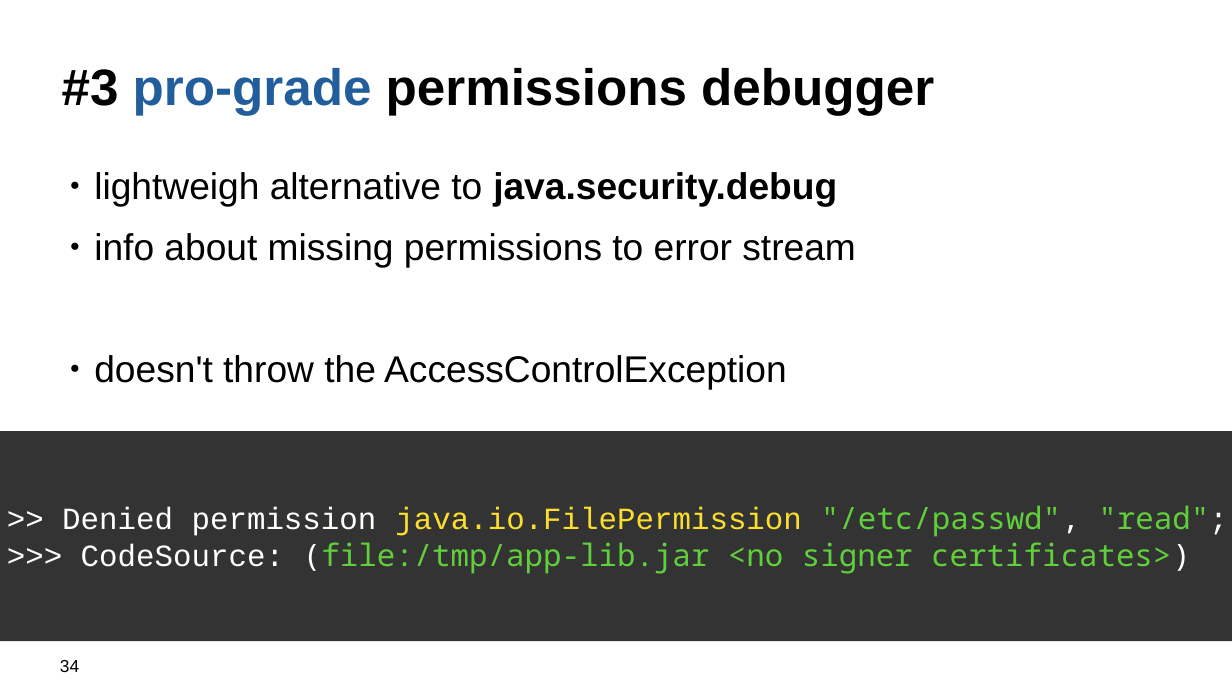
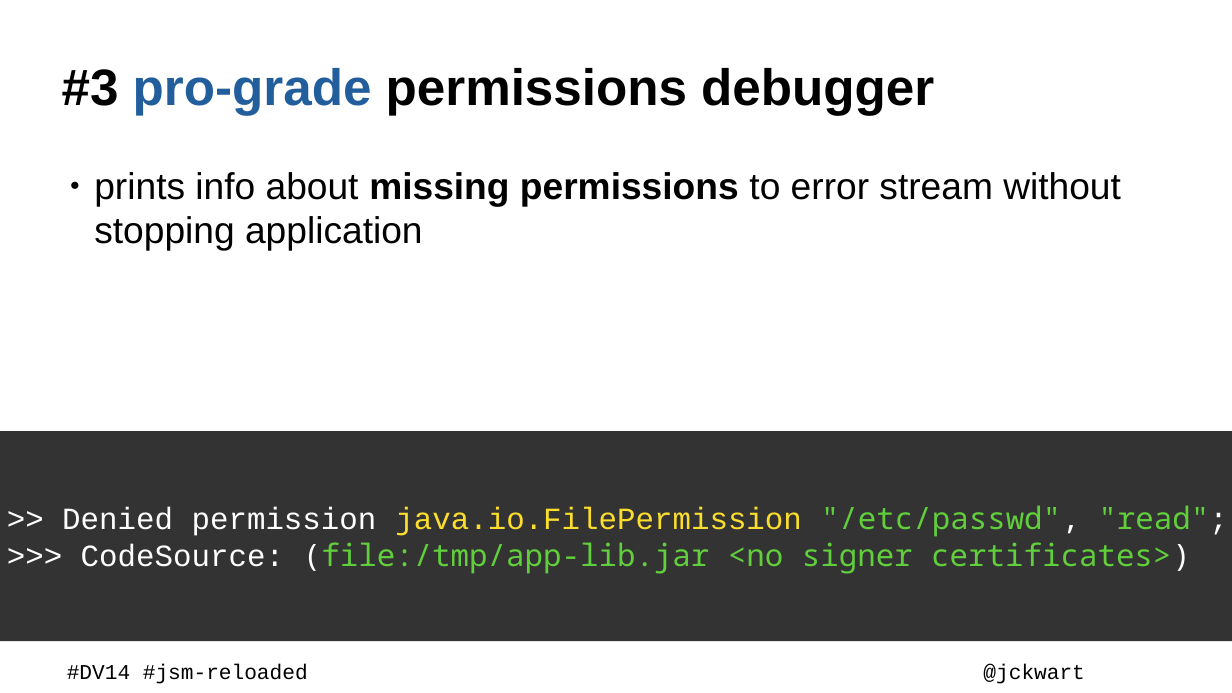
Before and after one commit to kwart/presentations, a slide deck: slide 35 of sec-man-reloaded.odp (slide 34 before the commit). Drawn at 1232x693 pixels with LibreOffice and Linux fonts; fonts in the diff are those of the drawing; background and template pictures are left out. Boxes give left, top, right and bottom in pixels: in the first picture for what was removed or moved away, otherwise in the second. Text is boxed around its words. In the diff, an @@ line names an element or a change of style, - is before the commit and + after.

```diff
--- a/sec-man-reloaded.odp
+++ b/sec-man-reloaded.odp
@@ text at bbox=[94, 172, 1121, 250]: text changed @@
-● lightweigh alternative to java.security.debug
-● info about missing permissions to error stream
-● doesn't throw the AccessControlException
+● prints info about missing permissions to error stream without stopping application
@@ page number removed at bbox=[60, 660, 79, 672] @@
-34
@@ text added at bbox=[67, 664, 308, 684], 22 pt, text #000000 @@
+#DV14 #jsm-reloaded
@@ text added at bbox=[983, 664, 1084, 684], 22 pt, text #000000 @@
+@jckwart
```
Also in this commit, not shown: 38 other slides changed, 3 slides added, 2 slides removed.
